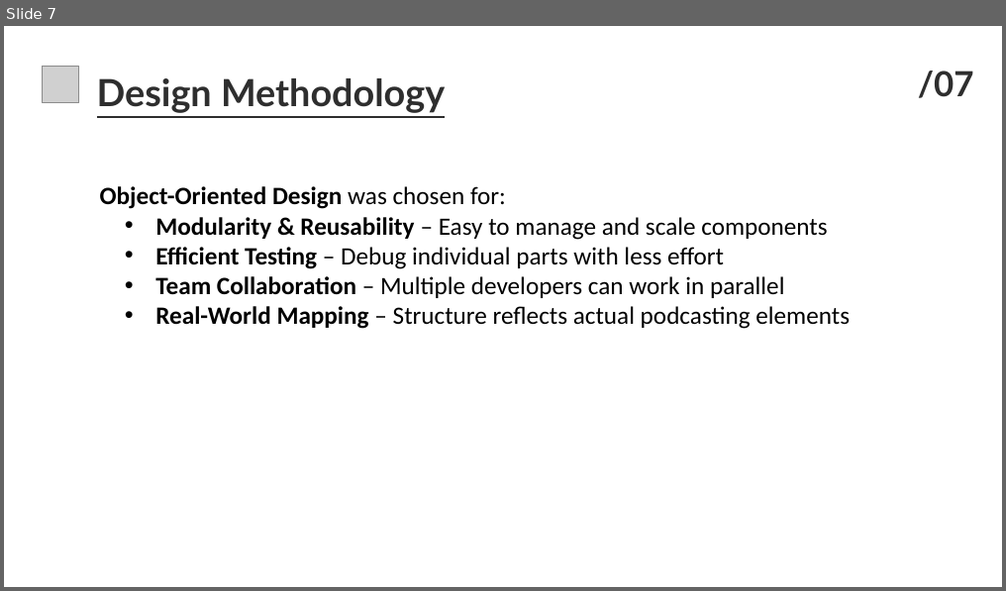
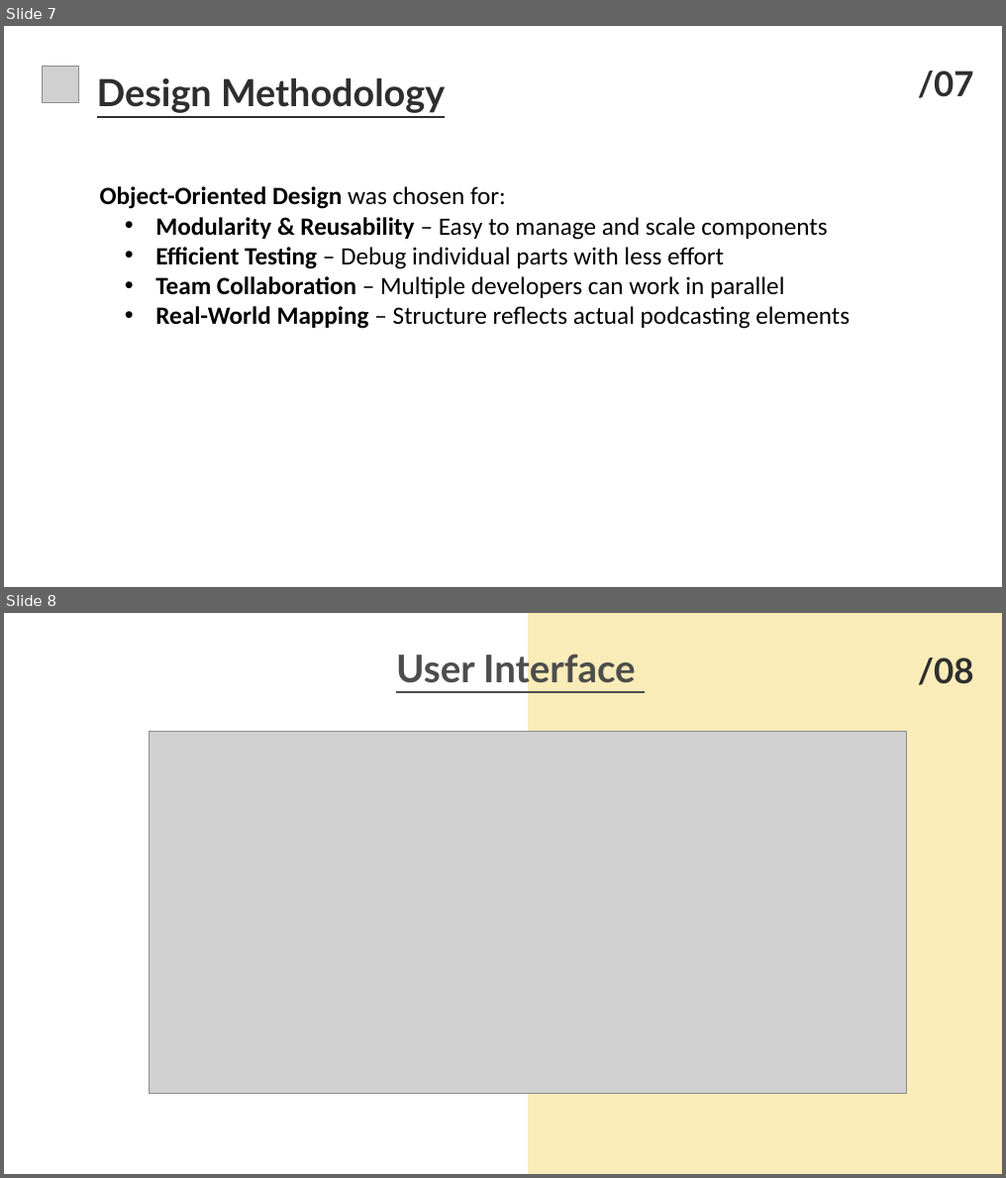
Before and after one commit to SadiaImran/PodVerse, a slide deck: docs/60%/PodVerse-60%-PPT.pptx. Shown one above the other, each under a label of ours: slide 7 before the commit, slides 7 and 8 after it. The pictures are 1006x591 and 1006x1178 pixels, drawn with LibreOffice and Linux fonts; fonts in the diff are those of the drawing; grey boxes stand for pictures. Boxes give left, top, right and bottom in pixels: in the first picture for what was removed or moved away, otherwise in the second. Text is boxed around its words. In the diff, an @@ line names an element or a change of style, - is before the commit and + after.

```diff
--- a/docs/60%/PodVerse-60%-PPT.pptx
+++ b/docs/60%/PodVerse-60%-PPT.pptx
@@ slide 8 added at <box>4,613,1002,1174</box>, background #FFFFFF @@
@@ freeform shape added at <box>528,613,1002,1174</box>, fill #F9ECB8 @@
@@ text added at <box>396,649,636,689</box>, 55 pt, text #4D4D4D, bold, underline @@
+User Interface
@@ text added at <box>918,658,974,685</box>, 50 pt, text #2E2E2E, bold @@
+/08
@@ picture added at <box>150,732,906,1093</box> @@
```
Also in this commit, not shown: 9 slides changed, 10 slides removed, 1 other file.
